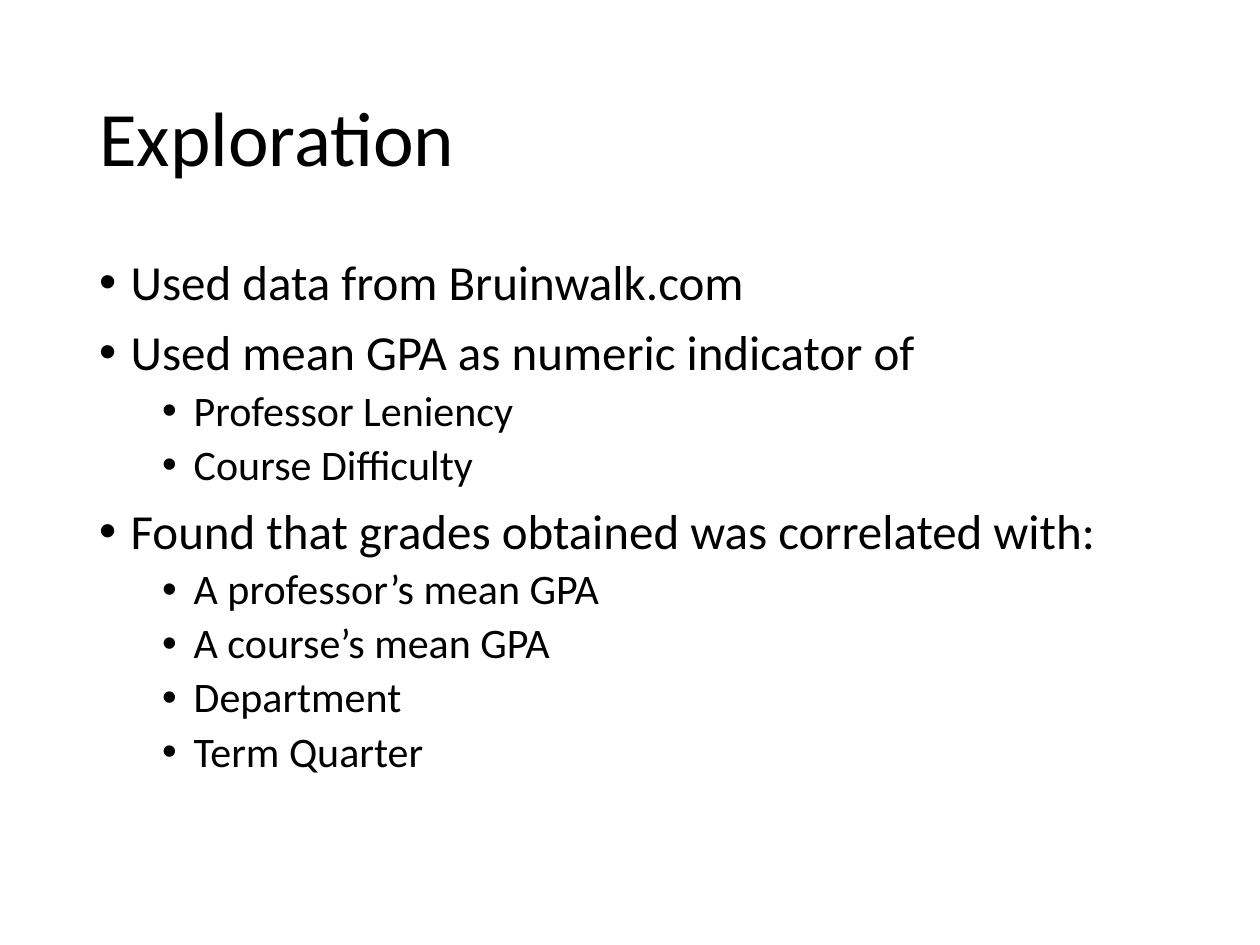
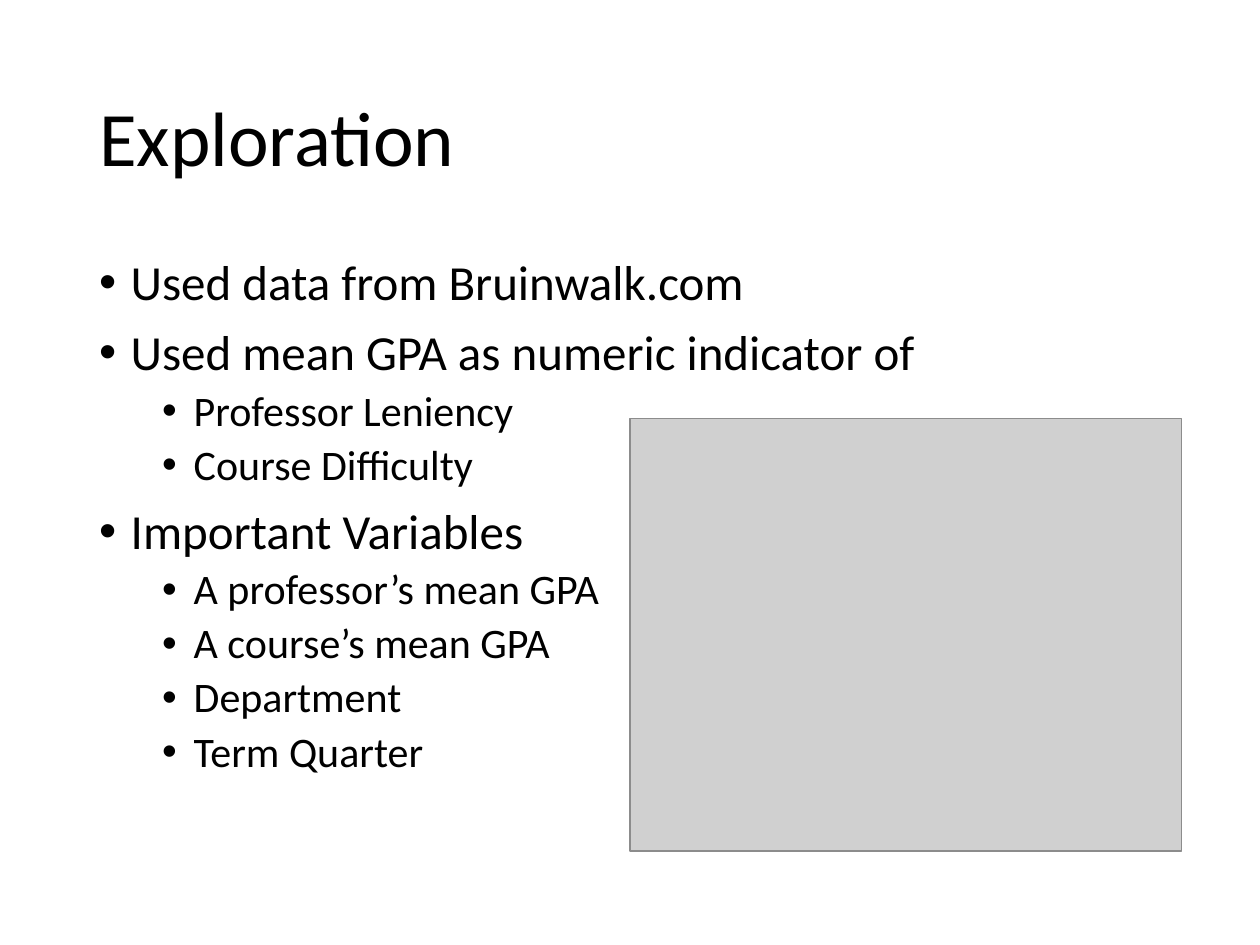
Before and after one commit to kaizersaber/stats131, a slide deck: slide 3 of Project_Slides.pptx. Drawn at 1260x945 pixels with LibreOffice and Linux fonts; fonts in the diff are those of the drawing; grey boxes stand for pictures. Boxes give left, top, right and bottom in pixels: in the first picture for what was removed or moved away, otherwise in the second. Text is boxed around its words. In the diff, an @@ line names an element or a change of style, - is before the commit and + after.

Commit message:
2018-12-01 Inserted pictures

```diff
--- a/Project_Slides.pptx
+++ b/Project_Slides.pptx
@@ picture added at (x1=630, y1=418, x2=1182, y2=850) @@
@@ text at (x1=131, y1=515, x2=524, y2=557): text changed @@
-• Found that grades obtained was correlated with:
+• Important Variables
```
Also in this commit, not shown: 4 other slides changed.
